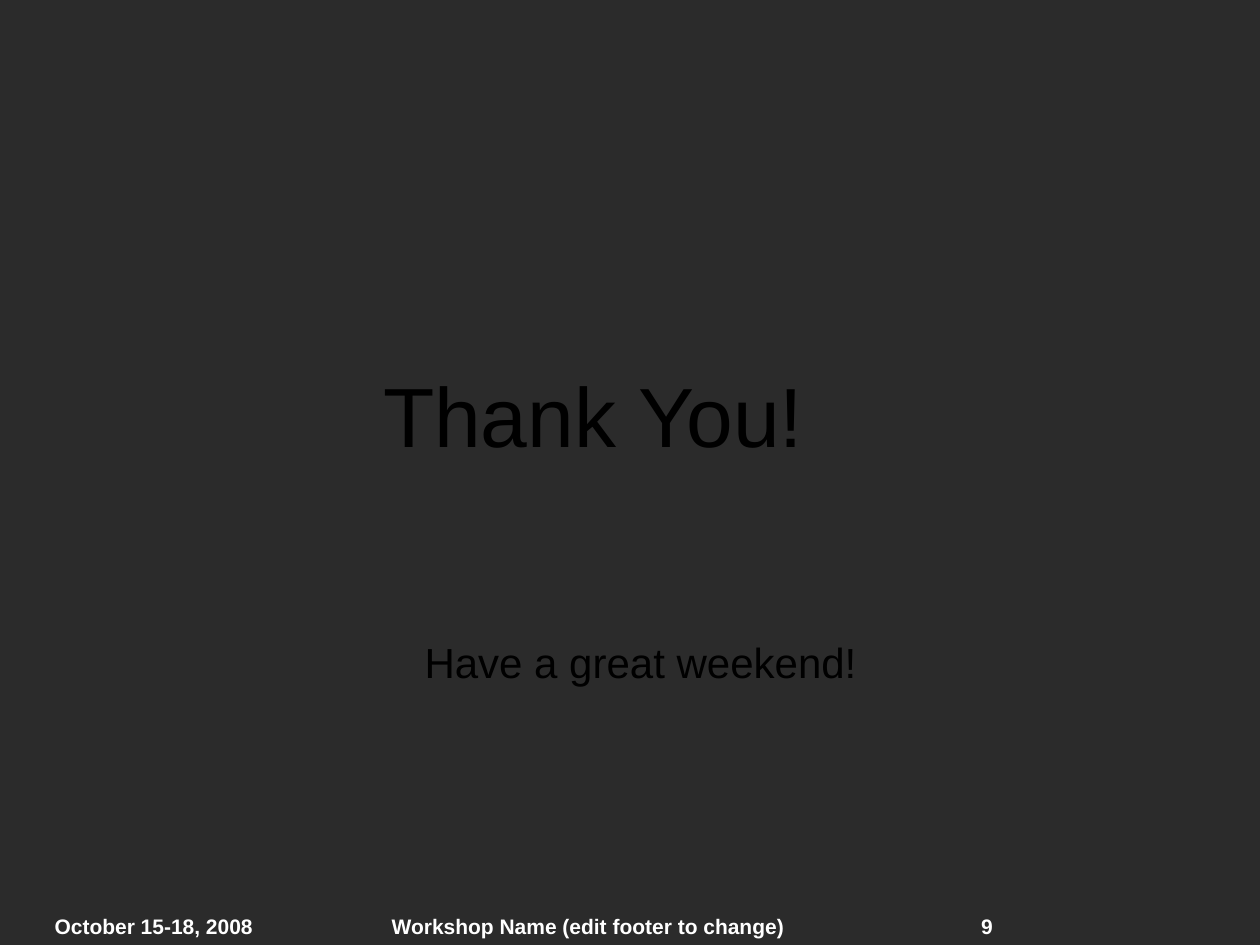
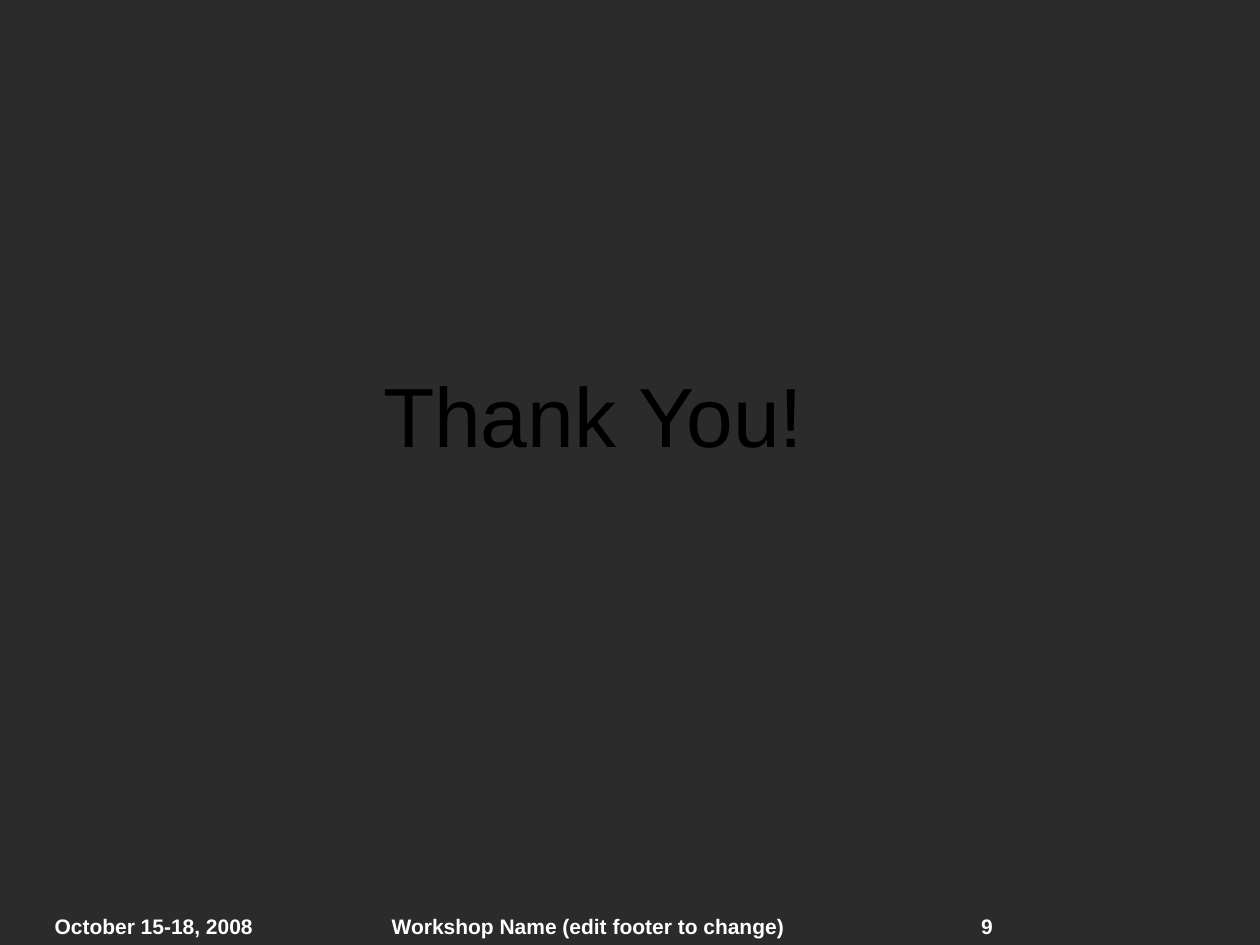
Before and after one commit to qkoziol/hdf5doc, a slide deck: slide 9 of RFCs/HDF5_Library/HPC_H5Dread_multi_H5Dwrite_multi/MultiDset_RW_Presentation.pptx. Drawn at 1260x945 pixels with LibreOffice and Linux fonts; fonts in the diff are those of the drawing; background and template pictures are left out; a plain dark background stands for a picture behind light text. Boxes give left, top, right and bottom in pixels: in the first picture for what was removed or moved away, otherwise in the second. Text is boxed around its words. In the diff, an @@ line names an element or a change of style, - is before the commit and + after.

Commit message:
minor update

```diff
--- a/RFCs/HDF5_Library/HPC_H5Dread_multi_H5Dwrite_multi/MultiDset_RW_Presentation.pptx
+++ b/RFCs/HDF5_Library/HPC_H5Dread_multi_H5Dwrite_multi/MultiDset_RW_Presentation.pptx
@@ subtitle removed at (425, 648, 857, 686) @@
-Have a great weekend!
```
Also in this commit, not shown: 1 slide removed.
